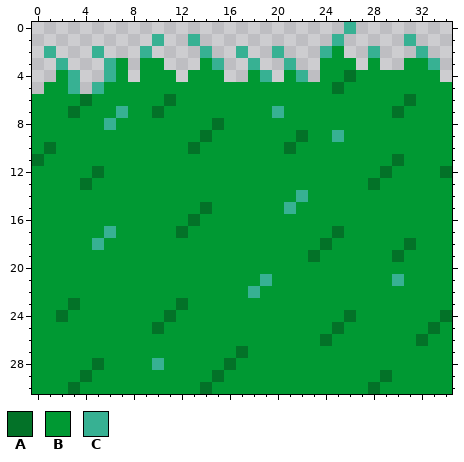
Pixel-art sprite -- app/assets/images/layouts/grass.png. Above: the version before the commit.
The file is 70x62 pixels, drawn in blocks of 2x2; one block is one cell here.
Palette (. is transparent): A #037228  B #009933  C #37b193
Pixels before, first column x 0:
 0 ..........................C........
 1 ..........C..C...........C.....C...
 2 .C...C...C....C..C..C...CB..C...C..
 3 ..C...CB.BB...BC..C..C..BBB.B..BBC.
 4 ..BC..CB.BBB.BBB..BC.BC.BBABBBBBBB.
 5 .BBC.CBBBBBBBBBBBBBBBBBBBABBBBBBBBB
 6 BBBBABBBBBBABBBBBBBBBBBBBBBBBBBABBB
 7 BBBABBBCBBABBBBBBBBBCBBBBBBBBBABBBB
 8 BBBBBBCBBBBBBBBABBBBBBBBBBBBBBBBBBB
 9 BBBBBBBBBBBBBBABBBBBBBABBCBBBBBBBBB
10 BABBBBBBBBBBBABBBBBBBABBBBBBBBBBBBB
11 ABBBBBBBBBBBBBBBBBBBBBBBBBBBBBABBBB
12 BBBBBABBBBBBBBBBBBBBBBBBBBBBBABBBBA
13 BBBBABBBBBBBBBBBBBBBBBBBBBBBABBBBBB
14 BBBBBBBBBBBBBBBBBBBBBBCBBBBBBBBBBBB
15 BBBBBBBBBBBBBBABBBBBBCBBBBBBBBBBBBB
16 BBBBBBBBBBBBBABBBBBBBBBBBBBBBBBBBBB
17 BBBBBBCBBBBBABBBBBBBBBBBBABBBBBBBBB
18 BBBBBCBBBBBBBBBBBBBBBBBBABBBBBBABBB
19 BBBBBBBBBBBBBBBBBBBBBBBABBBBBBABBBB
20 BBBBBBBBBBBBBBBBBBBBBBBBBBBBBBBBBBB
21 BBBBBBBBBBBBBBBBBBBCBBBBBBBBBBCBBBB
22 BBBBBBBBBBBBBBBBBBCBBBBBBBBBBBBBBBB
23 BBBABBBBBBBBABBBBBBBBBBBBBBBBBBBBBB
24 BBABBBBBBBBABBBBBBBBBBBBBBABBBBBBBA
25 BBBBBBBBBBABBBBBBBBBBBBBBABBBBBBBAB
26 BBBBBBBBBBBBBBBBBBBBBBBBABBBBBBBABB
27 BBBBBBBBBBBBBBBBBABBBBBBBBBBBBBBBBB
28 BBBBBABBBBCBBBBBABBBBBBBBBBBBBBBBBB
29 BBBBABBBBBBBBBBABBBBBBBBBBBBBABBBBB
30 BBBABBBBBBBBBBABBBBBBBBBBBBBABBBBBB
After:
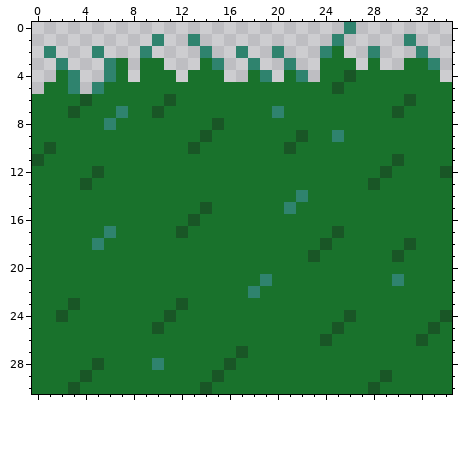
Changes in this commit:
colour A: #037228 -> #195626
colour B: #009933 -> #19722c
colour C: #37b193 -> #2f836e
Where, in picture pixels (left, top, right, bottom), the same in both pictures:
changed: (32, 22, 452, 394)
